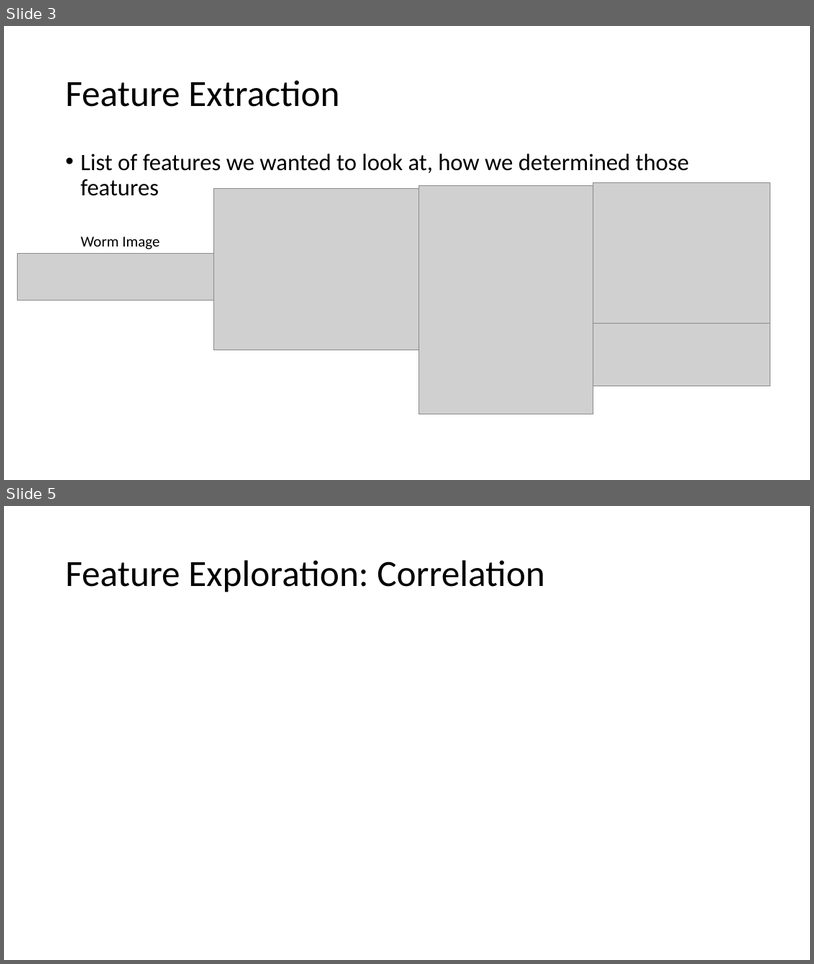
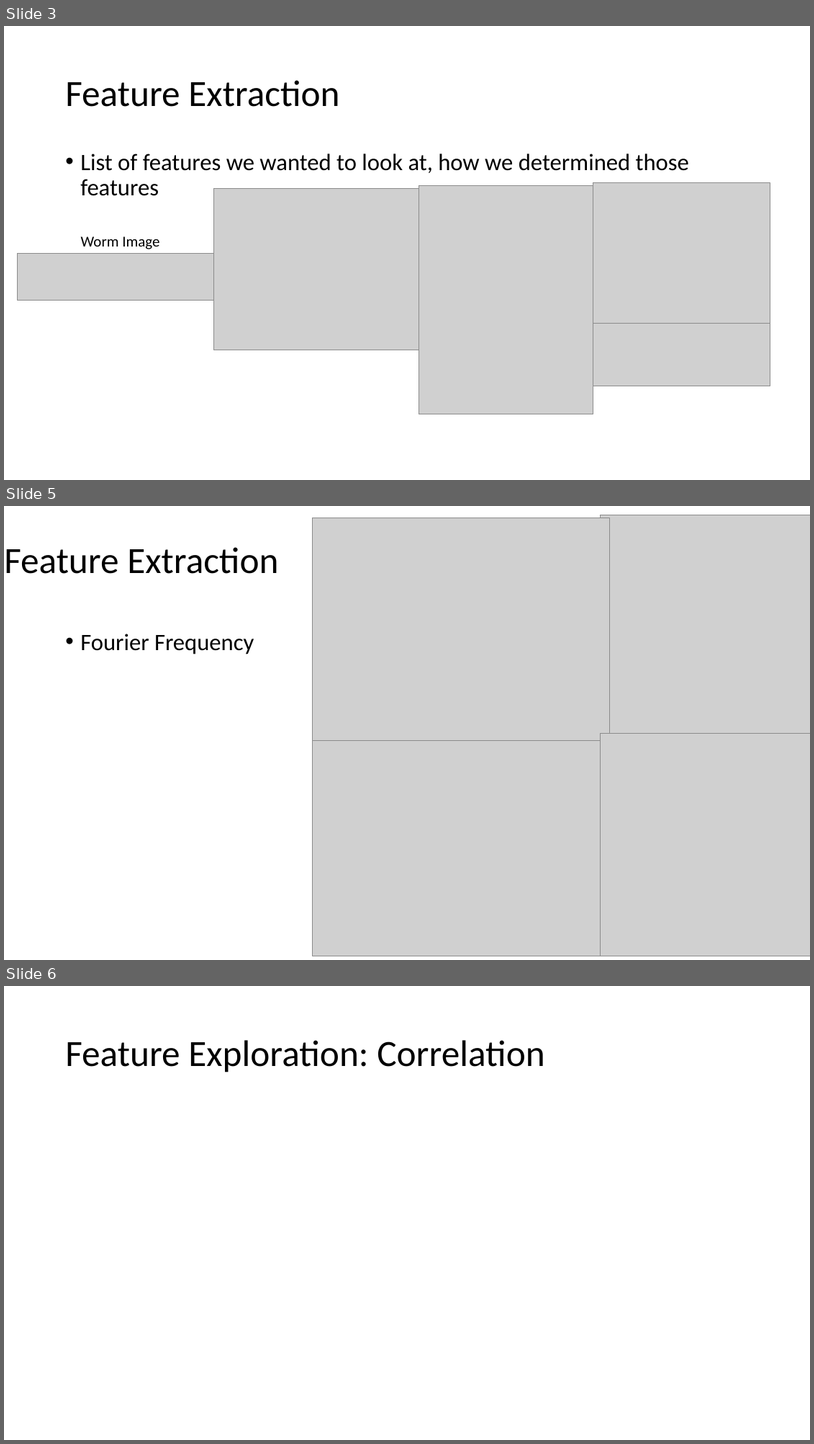
Before and after one commit to McGrathWormStuff/Image_Processing, a slide deck: Image Processing Presentation.pptx. Shown one above the other, each under a label of ours: slides 3 and 5 before the commit, slides 3, 5 and 6 after it; the slides between them are not shown. The pictures are 814x964 and 814x1444 pixels, drawn with LibreOffice and Linux fonts; fonts in the diff are those of the drawing; grey boxes stand for pictures. Boxes give left, top, right and bottom in pixels: in the first picture for what was removed or moved away, otherwise in the second. Text is boxed around its words. In the diff, an @@ line names an element or a change of style, - is before the commit and + after.

```diff
--- a/Image Processing Presentation.pptx
+++ b/Image Processing Presentation.pptx
@@ slide 5 added at [4, 506, 810, 960], background #FFFFFF @@
@@ picture added at [313, 518, 610, 741] @@
@@ picture added at [601, 515, 810, 739] @@
@@ title added at [4, 547, 278, 574], 44 pt, text #000000 @@
+Feature Extraction
@@ text added at [80, 633, 254, 654], 28 pt, text #000000 @@
+• Fourier Frequency
@@ picture added at [313, 733, 610, 956] @@
@@ picture added at [601, 733, 810, 956] @@
@@ what was slide 5 is now slide 6 @@
```
Also in this commit, not shown: 6 slides changed, 7 other slides added, 4 slides removed.
